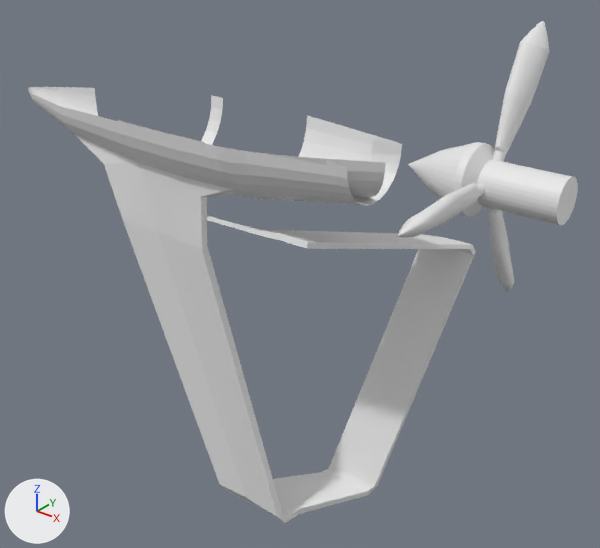
The glTF model assets/synergy_solid.glb: old version first, new version second.
Camera for both pictures: a camera (50 mm lens) standing at (1.45, -3.25, 0.58) and looking at (-0.98, -0.22, -1.3). Lighting does not change. The marker at lower left points along +X, +Y and +Z. The picture after the commit comes second.

Names of what the first picture shows: 'geometry_0', 'geometry_1', 'geometry_2', 'geometry_3', 'geometry_4', 'geometry_5', 'geometry_6'.
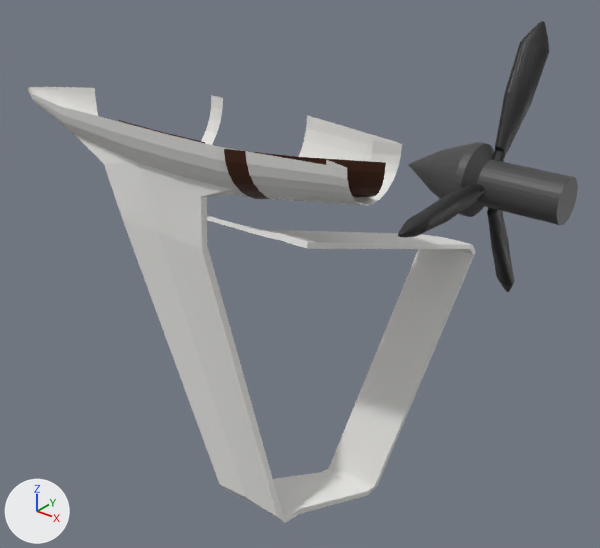
Patch to the scene script:
```diff
--- a/assets/synergy_solid.glb.py
+++ b/assets/synergy_solid.glb.py
@@ mat_defaultmaterial_006 @@
+mat_defaultmaterial_006 = bpy.data.materials.new('DefaultMaterial.006')
+mat_defaultmaterial_006.use_nodes = True; mat_defaultmaterial_006.node_tree.nodes.clear()
+_N = mat_defaultmaterial_006.node_tree.nodes; _L = mat_defaultmaterial_006.node_tree.links
+n0 = _N.new('ShaderNodeOutputMaterial'); n0.name = 'Material Output'
+n1 = _N.new('ShaderNodeBsdfPrincipled'); n1.name = 'Principled BSDF'
+n2 = _N.new('ShaderNodeVertexColor'); n2.name = 'Color Attribute'
+_L.new(n1.outputs[0], n0.inputs[0])  # 'BSDF' to 'Surface'
+_L.new(n2.outputs[0], n1.inputs[0])  # 'Color' to 'Base Color'
@@ mat_defaultmaterial_005 @@
+mat_defaultmaterial_005 = bpy.data.materials.new('DefaultMaterial.005')
+mat_defaultmaterial_005.use_nodes = True; mat_defaultmaterial_005.node_tree.nodes.clear()
+_N = mat_defaultmaterial_005.node_tree.nodes; _L = mat_defaultmaterial_005.node_tree.links
+n0 = _N.new('ShaderNodeOutputMaterial'); n0.name = 'Material Output'
+n1 = _N.new('ShaderNodeBsdfPrincipled'); n1.name = 'Principled BSDF'
+n2 = _N.new('ShaderNodeVertexColor'); n2.name = 'Color Attribute'
+_L.new(n1.outputs[0], n0.inputs[0])  # 'BSDF' to 'Surface'
+_L.new(n2.outputs[0], n1.inputs[0])  # 'Color' to 'Base Color'
@@ mat_defaultmaterial_004 @@
+mat_defaultmaterial_004 = bpy.data.materials.new('DefaultMaterial.004')
+mat_defaultmaterial_004.use_nodes = True; mat_defaultmaterial_004.node_tree.nodes.clear()
+_N = mat_defaultmaterial_004.node_tree.nodes; _L = mat_defaultmaterial_004.node_tree.links
+n0 = _N.new('ShaderNodeOutputMaterial'); n0.name = 'Material Output'
+n1 = _N.new('ShaderNodeBsdfPrincipled'); n1.name = 'Principled BSDF'
+n2 = _N.new('ShaderNodeVertexColor'); n2.name = 'Color Attribute'
+_L.new(n1.outputs[0], n0.inputs[0])  # 'BSDF' to 'Surface'
+_L.new(n2.outputs[0], n1.inputs[0])  # 'Color' to 'Base Color'
@@ mat_defaultmaterial_003 @@
+mat_defaultmaterial_003 = bpy.data.materials.new('DefaultMaterial.003')
+mat_defaultmaterial_003.use_nodes = True; mat_defaultmaterial_003.node_tree.nodes.clear()
+_N = mat_defaultmaterial_003.node_tree.nodes; _L = mat_defaultmaterial_003.node_tree.links
+n0 = _N.new('ShaderNodeOutputMaterial'); n0.name = 'Material Output'
+n1 = _N.new('ShaderNodeBsdfPrincipled'); n1.name = 'Principled BSDF'
+n2 = _N.new('ShaderNodeVertexColor'); n2.name = 'Color Attribute'
+_L.new(n1.outputs[0], n0.inputs[0])  # 'BSDF' to 'Surface'
+_L.new(n2.outputs[0], n1.inputs[0])  # 'Color' to 'Base Color'
@@ mat_defaultmaterial_002 @@
+mat_defaultmaterial_002 = bpy.data.materials.new('DefaultMaterial.002')
+mat_defaultmaterial_002.use_nodes = True; mat_defaultmaterial_002.node_tree.nodes.clear()
+_N = mat_defaultmaterial_002.node_tree.nodes; _L = mat_defaultmaterial_002.node_tree.links
+n0 = _N.new('ShaderNodeOutputMaterial'); n0.name = 'Material Output'
+n1 = _N.new('ShaderNodeBsdfPrincipled'); n1.name = 'Principled BSDF'
+n2 = _N.new('ShaderNodeVertexColor'); n2.name = 'Color Attribute'
+_L.new(n1.outputs[0], n0.inputs[0])  # 'BSDF' to 'Surface'
+_L.new(n2.outputs[0], n1.inputs[0])  # 'Color' to 'Base Color'
@@ mat_defaultmaterial_001 @@
+mat_defaultmaterial_001 = bpy.data.materials.new('DefaultMaterial.001')
+mat_defaultmaterial_001.use_nodes = True; mat_defaultmaterial_001.node_tree.nodes.clear()
+_N = mat_defaultmaterial_001.node_tree.nodes; _L = mat_defaultmaterial_001.node_tree.links
+n0 = _N.new('ShaderNodeOutputMaterial'); n0.name = 'Material Output'
+n1 = _N.new('ShaderNodeBsdfPrincipled'); n1.name = 'Principled BSDF'
+n2 = _N.new('ShaderNodeVertexColor'); n2.name = 'Color Attribute'
+_L.new(n1.outputs[0], n0.inputs[0])  # 'BSDF' to 'Surface'
+_L.new(n2.outputs[0], n1.inputs[0])  # 'Color' to 'Base Color'
@@ mat_defaultmaterial @@
+mat_defaultmaterial = bpy.data.materials.new('DefaultMaterial')
+mat_defaultmaterial.use_nodes = True; mat_defaultmaterial.node_tree.nodes.clear()
+_N = mat_defaultmaterial.node_tree.nodes; _L = mat_defaultmaterial.node_tree.links
+n0 = _N.new('ShaderNodeOutputMaterial'); n0.name = 'Material Output'
+n1 = _N.new('ShaderNodeBsdfPrincipled'); n1.name = 'Principled BSDF'
+n2 = _N.new('ShaderNodeVertexColor'); n2.name = 'Color Attribute'
+_L.new(n1.outputs[0], n0.inputs[0])  # 'BSDF' to 'Surface'
+_L.new(n2.outputs[0], n1.inputs[0])  # 'Color' to 'Base Color'
@@ me_geometry_0 @@
 me_geometry_0.from_pydata(...)  # 161 vertices, 318 faces; spans x -0.254..0.429, y -0.555..-0.263, z -0.651..-0.36
+# me_geometry_0 part 1: vertex colours changed
+me_geometry_0.materials.append(mat_defaultmaterial)
@@ me_geometry_1 @@
 me_geometry_1.from_pydata(...)  # 375 vertices, 677 faces; spans x -2.62..-0.32, y -0.73..0.44, z -2.64..-0.5
+# me_geometry_1 part 2: vertex colours changed
+me_geometry_1.materials.append(mat_defaultmaterial_001)
@@ me_geometry_2 @@
 me_geometry_2.from_pydata(...)  # 256 vertices, 508 faces; spans x 0.067..0.17, y -0.393..-0.116, z -1.09..-0.57
+me_geometry_2.materials.append(mat_defaultmaterial_002)
@@ me_geometry_3 @@
 me_geometry_3.from_pydata(...)  # 256 vertices, 508 faces; spans x 0.067..0.17, y -0.389..-0.09, z -0.446..0.063
+me_geometry_3.materials.append(mat_defaultmaterial_003)
@@ me_geometry_4 @@
 me_geometry_4.from_pydata(...)  # 256 vertices, 508 faces; spans x 0.067..0.17, y -1.059..-0.491, z -0.567..-0.447
+me_geometry_4.materials.append(mat_defaultmaterial_004)
@@ me_geometry_5 @@
 me_geometry_5.from_pydata(...)  # 40 vertices, 56 faces; spans x -1.71..-1.12, y -0.721..-0.458, z -0.82..-0.504
+me_geometry_5.materials.append(mat_defaultmaterial_005)
@@ me_geometry_6 @@
 me_geometry_6.from_pydata(...)  # 24 vertices, 28 faces; spans x -0.988..-0.334, y -0.73..-0.346, z -0.813..-0.504
+# me_geometry_6 part 3: 28 faces spanning x -0.988..-0.334, y -0.73..-0.346, z -0.813..-0.504 switch from no material to mat_defaultmaterial_006
```

Where the change shows, as pixel boxes (x1, y1, x2, y2) in the pictures (600 x 548 px):
'geometry_0', recoloured (white to grey): (408, 142, 578, 225) in both
'geometry_3', recoloured (white to black): (493, 21, 550, 162) in both
'geometry_4', recoloured (white to black): (398, 183, 484, 237) in both
'geometry_2', recoloured (white to black): (487, 207, 514, 292) in both
'geometry_5', recoloured: (118, 120, 205, 143) in both
part 3 of me_geometry_6, recoloured (white to brown): (224, 149, 386, 199) in both
